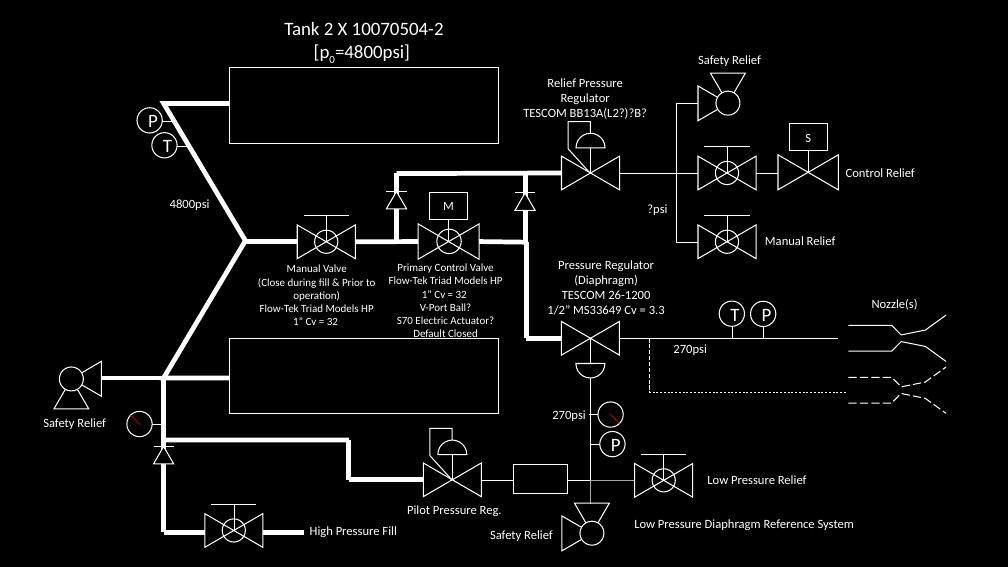
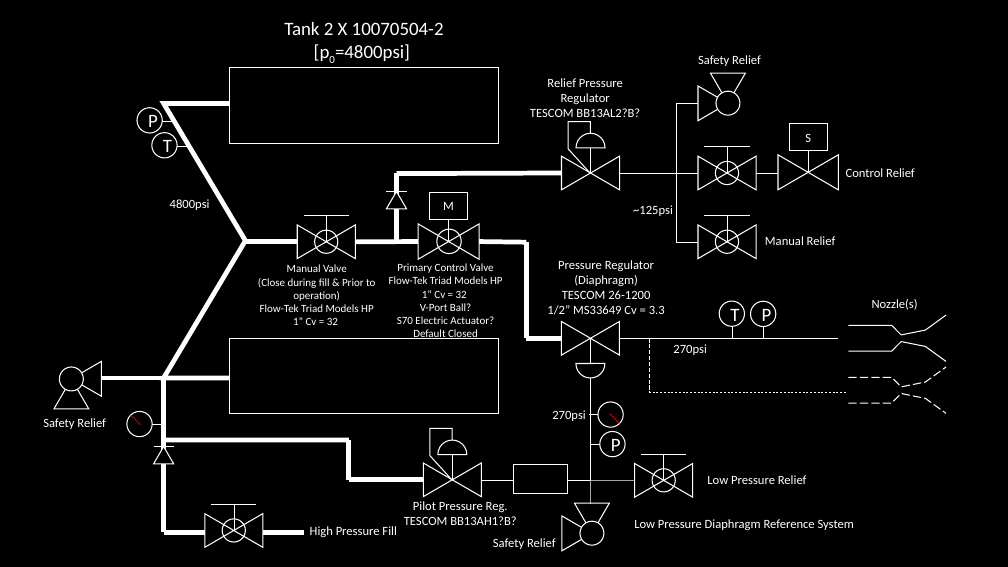
Before and after one commit to Kent1701/Cal_Poly_SLO_Hyperloop_Propulsion_2019_2020, a slide deck: slide 18 of Presentations/CDR_Prop.pptx (slide 17 before the commit). Drawn at 1008x567 pixels with LibreOffice and Linux fonts; fonts in the diff are those of the drawing. Boxes give left, top, right and bottom in pixels: in the first picture for what was removed or moved away, otherwise in the second. Text is boxed around its words. In the diff, an @@ line names an element or a change of style, - is before the commit and + after.

```diff
--- a/Presentations/CDR_Prop.pptx
+++ b/Presentations/CDR_Prop.pptx
@@ text at box(530, 108, 640, 117): text changed @@
-TESCOM BB13A(L2?)?B?
+TESCOM BB13AL2?B?
@@ line removed from (526, 243) to (526, 174) @@
@@ triangle removed at box(515, 193, 535, 210) @@
@@ line removed from (515, 193) to (535, 193) @@
@@ text at box(633, 205, 673, 216): text changed @@
-?psi
+~125psi
@@ text at box(404, 516, 516, 525): paragraph added @@
+TESCOM BB13AH1?B?
@@ text "Safety Relief": place and size @@
-text "Safety Relief" at box(490, 530, 553, 541)
+text "Safety Relief" at box(493, 538, 556, 549)
```
Also in this commit, not shown: 1 other slide changed, 1 slide added, 4 other files.
